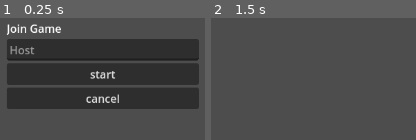
Above: before the commit, frames 1-2 (left to right).
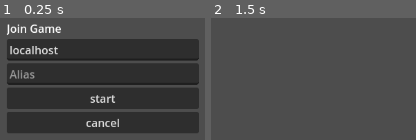
Above: after the commit, the same moments.

Repository: EamonnMR/Marauder
Game: Godot game, scene res://menu/JoinMenu.tscn
The game is run twice, just before and just after one commit, with the same random seed, the same clock (stepped at 60 frames per second) and the same inputs. This scene is started directly instead of the project's main scene.
Inputs:
- Up to frame 1 (0.25 s): no input
- Up to frame 2 (1.5 s): click "start" at 0.5 s; tap Enter at 1.25 s

The runs differ from the first frame. In frame 1, 19% of the frame differs, in the area x 3-98%, y 22-95%; in frame 2, nothing differs.

Commit message:
Successful handshake

Diff:
--- a/Client.gd
+++ b/Client.gd
@@ -3,12 +3,16 @@
 @onready var peer: ENetMultiplayerPeer = ENetMultiplayerPeer.new()
 
 func init(host: String, alias: String):
-	peer.create_client(host, Util.PORT)
-	multiplayer.peer = peer
-	multiplayer.connected_to_server.connect(func _on_connected():
+	var error = peer.create_client(host, Util.PORT)
+	if error:
+		print(error)
+		breakpoint
+	get_tree().get_root().multiplayer.multiplayer_peer = peer
+	get_tree().get_root().multiplayer.connected_to_server.connect(func _on_connected():
 		Server.client_handshake(alias)
 	)
 
-@rpc
+@rpc("reliable", "any_peer")
 func server_handshake(players):
 	print("Server Handshake", players)
+	get_tree().quit()
--- a/Server.gd
+++ b/Server.gd
@@ -7,23 +7,24 @@
 	var id: int
 	var alias: String
 
-	func _init(id):
+	func _init(id, alias):
 		self.id = id
+		self.alias = alias
 
 
 func init():
-	peer.create_server(Util.PORT)
-	multiplayer.multiplayer_peer = peer
+	var error = peer.create_server(Util.PORT)
+	if error:
+		print(error)
+		breakpoint
+	get_tree().get_root().multiplayer.multiplayer_peer = peer
 
-	multiplayer.peer_connected.connect(func _on_player_connected(peer_id):
-		players[peer_id] = PlayerRecord.new(peer_id)
-		print("New client connected: ", peer_id)
-	)
-
-@rpc("authority", "reliable")
+@rpc("authority", "reliable", "call_remote")
 func client_handshake(alias: String):
 	var sender = multiplayer.get_remote_sender_id()
 	print("Client Handshake from", sender)
-	players[multiplayer.get_remote_sender_id()].alias = alias
+
+	players[sender] = PlayerRecord.new(sender, alias)
 	print(players)
 	Client.rpc_id(sender, "server_handshake", players)
+	print("RPC Sent")
--- a/menu/JoinMenu.tscn
+++ b/menu/JoinMenu.tscn
@@ -35,7 +35,12 @@
 
 [node name="HostName" type="LineEdit" parent="VBoxContainer"]
 layout_mode = 2
+text = "localhost"
 placeholder_text = "Host"
+
+[node name="Alias" type="LineEdit" parent="VBoxContainer"]
+layout_mode = 2
+placeholder_text = "Alias"
 
 [node name="Join" type="Button" parent="VBoxContainer"]
 layout_mode = 2
--- a/menu/host_menu.gd
+++ b/menu/host_menu.gd
@@ -4,5 +4,5 @@
 	get_tree().change_scene_to_file("res://menu/MainMenu.tscn")
 
 func _on_start_pressed():
-	# TODO: Start Server
+	Server.init()
 	get_tree().change_scene_to_file("res://Universe.tscn")
--- a/menu/join_menu.gd
+++ b/menu/join_menu.gd
@@ -2,9 +2,7 @@
 
 
 func _on_join_pressed():
-	# Connect to:
-	# $VBoxContainer/HostName.text
-
+	Client.init($VBoxContainer/HostName.text, $VBoxContainer/Alias.text)
 	get_tree().change_scene_to_file("res://Universe.tscn")
 
 
